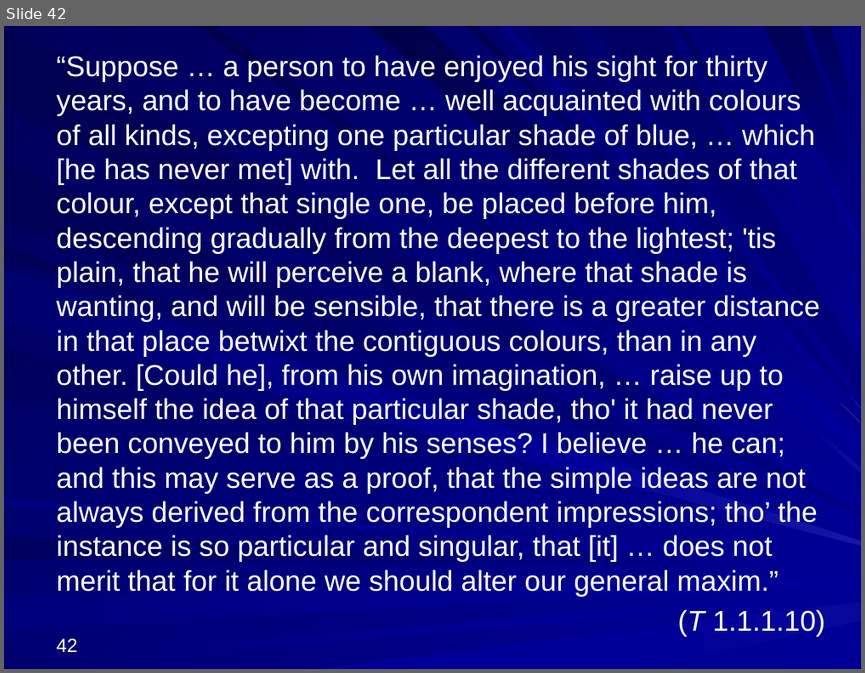
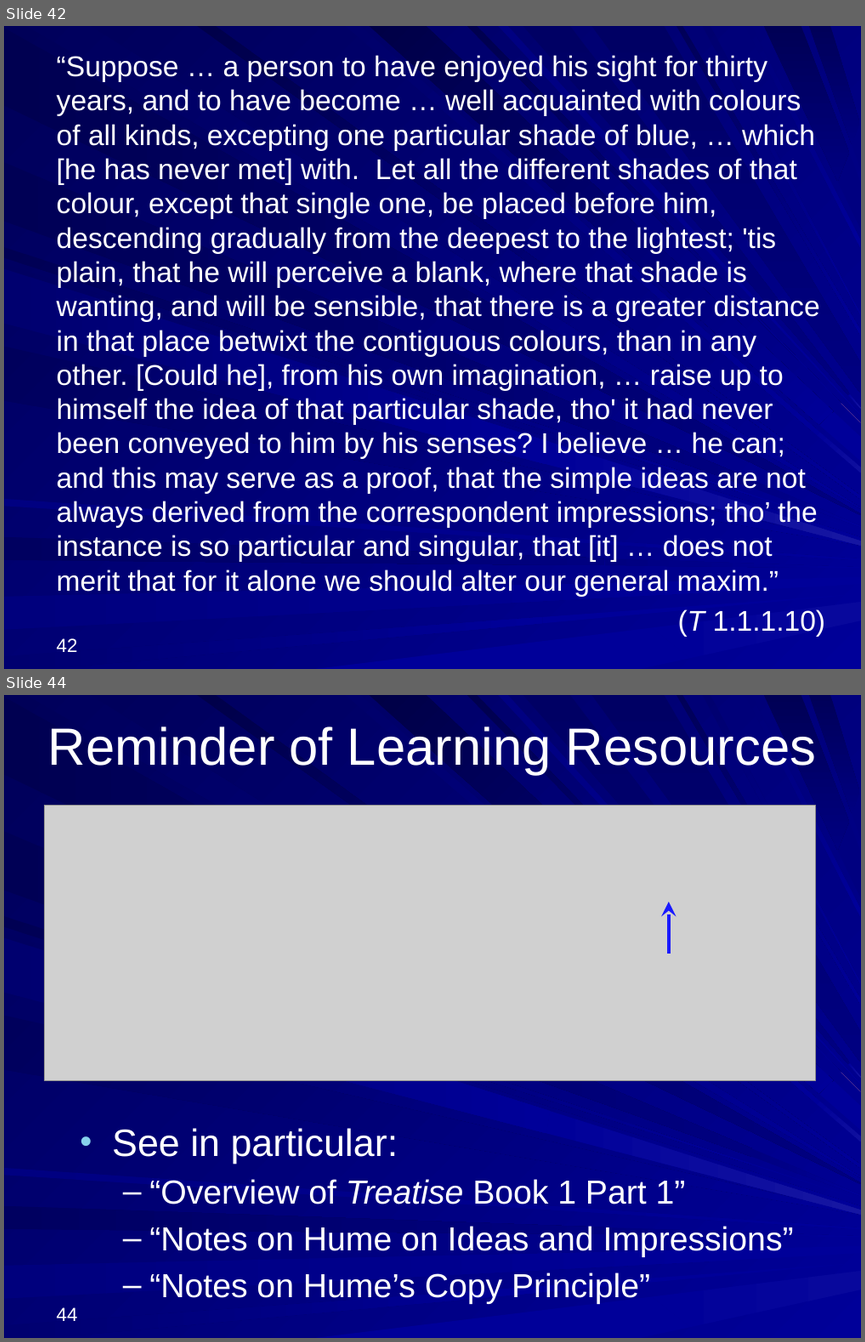
Before and after one commit to englishphilosophy/hume-texts-online, a slide deck: teaching/lectures/2025_Hume_MT_current.pptx. Shown one above the other, each under a label of ours: slide 42 before the commit, slides 42 and 44 after it; the slides between them are not shown. The pictures are 865x673 and 865x1342 pixels, drawn with LibreOffice and Linux fonts; fonts in the diff are those of the drawing; grey boxes stand for pictures. Boxes give left, top, right and bottom in pixels: in the first picture for what was removed or moved away, otherwise in the second. Text is boxed around its words. In the diff, an @@ line names an element or a change of style, - is before the commit and + after.

```diff
--- a/teaching/lectures/2025_Hume_MT_current.pptx
+++ b/teaching/lectures/2025_Hume_MT_current.pptx
@@ slide 44 added at box(4, 695, 861, 1338), background gradient #000078 to #000099; not listed: 37 template elements that a slide beside it also shows @@
@@ title added at box(48, 726, 816, 775), 44 pt, text #FFFFFF @@
+Reminder of Learning Resources
@@ picture added at box(44, 805, 816, 1081) @@
@@ arrow added from (669, 952) to (669, 902), #1A1AFF 2.5 pt @@
@@ text added at box(112, 1128, 794, 1304), 28 pt, text #FFFFFF @@
+• See in particular:
+  – “Overview of Treatise Book 1 Part 1”
+  – “Notes on Hume on Ideas and Impressions”
+  – “Notes on Hume’s Copy Principle”
@@ page number added at box(57, 1307, 78, 1321), 16 pt, text #FFFFFF @@
+44
```
Also in this commit, not shown: 2 slides changed, 41 other slides added, 2 other files.
